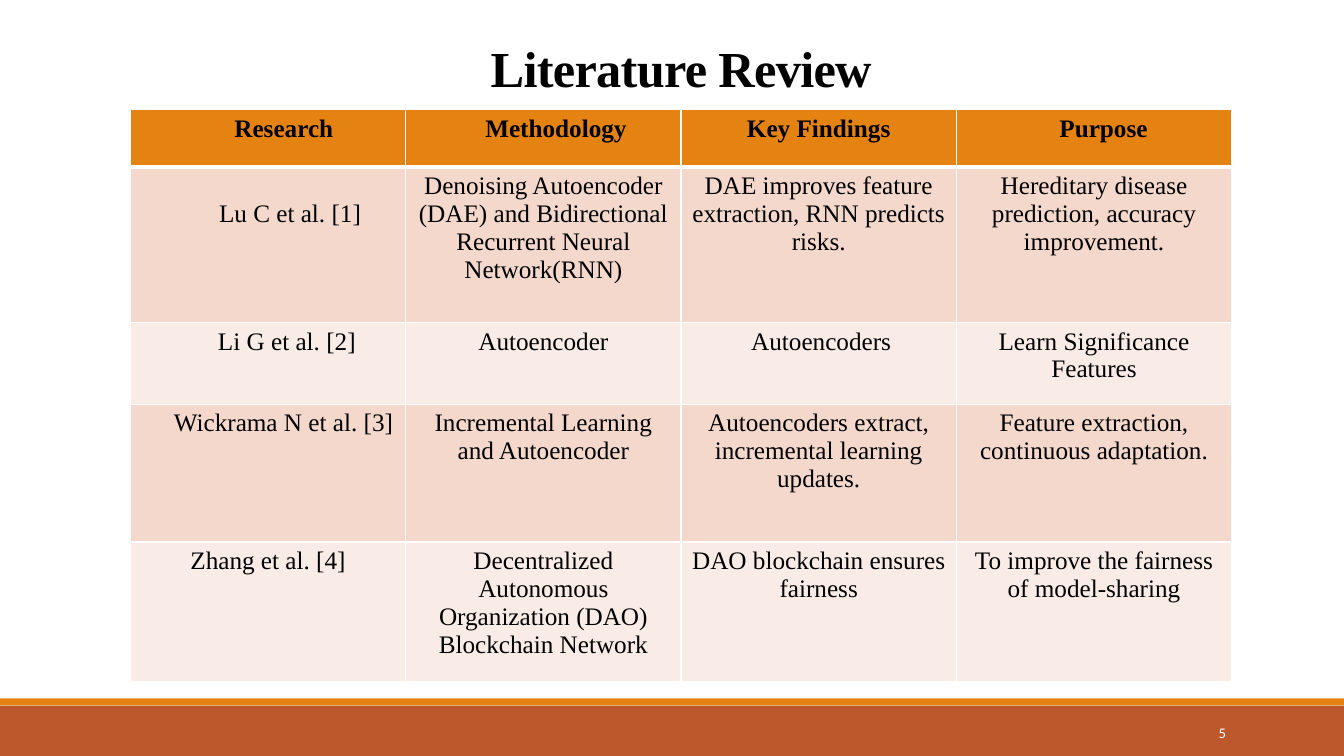
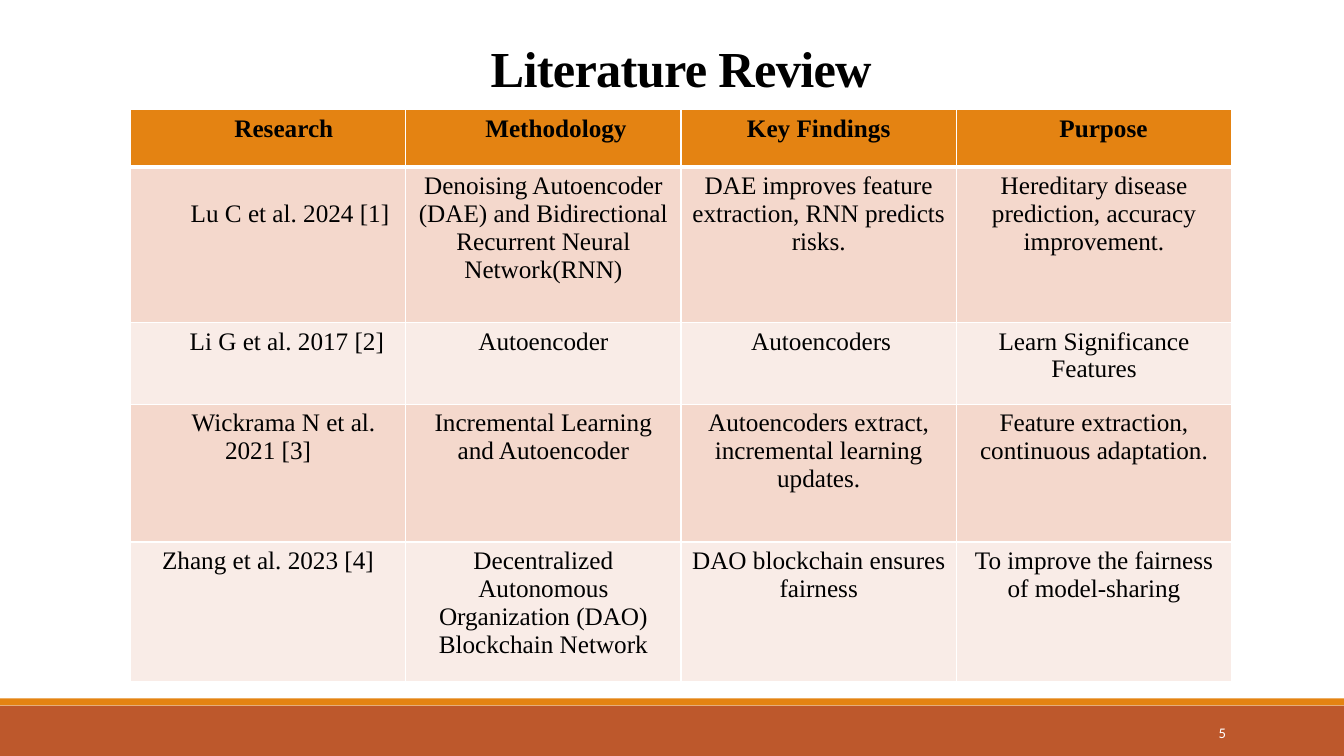
Before and after one commit to Devjethva1111/Metaverse-in-Healthcare, a slide deck: slide 5 of Seminar PPT/23MDS003 - Seminar.pptx. Drawn at 1344x756 pixels with LibreOffice and Linux fonts; fonts in the diff are those of the drawing. Boxes give left, top, right and bottom in pixels: in the first picture for what was removed or moved away, otherwise in the second. Text is boxed around its words. In the diff, an @@ line names an element or a change of style, - is before the commit and + after.

```diff
--- a/Seminar PPT/23MDS003 - Seminar.pptx
+++ b/Seminar PPT/23MDS003 - Seminar.pptx
@@ table at box(130, 110, 1231, 683) @@
-row 2, column 1: Lu C et al. [1]
+row 2, column 1: Lu C et al. 2024 [1]
-row 3, column 1: Li G et al. [2]
+row 3, column 1: Li G et al. 2017 [2]
-row 4, column 1: Wickrama N et al. [3]
+row 4, column 1: Wickrama N et al. 2021 [3]
-row 5, column 1: Zhang et al. [4]
+row 5, column 1: Zhang et al. 2023 [4]
```
Also in this commit, not shown: 13 other slides changed, 1 slide added, 2 other files.
